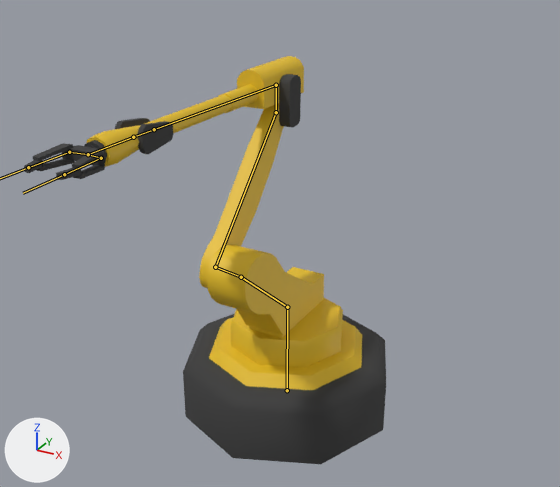
Two versions of the FBX model Assets/models/Manipulator.fbx, one commit apart.
The view is the same before and after, from a camera (50 mm lens) standing at (2.99, -5.58, 4.33) and looking at (0.35, -0.79, 1.93). The lights are fixed; the arrows at lower left show +X, +Y and +Z. The bones that bend it are drawn over the model as lines.
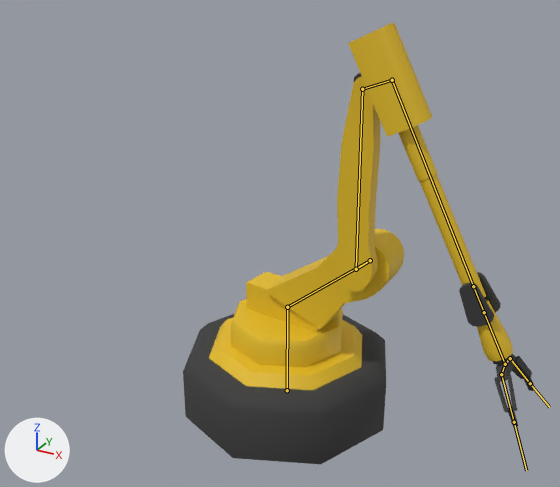
The newer file adds an action. The first version stands in its rest pose; the second is drawn at frame 130 of the action 'Armature|LeftRightAction'.

Boxes (x1, y1, x2, y2) around the edits, measured in the pictures (560 x 487 px):
'Cylinder', posed (8% taller): before (24, 56, 386, 464); after (183, 22, 534, 464)
bone 'Bone.001', root to tip: before (287, 307) to (241, 277); after (287, 307) to (370, 260)
bone 'Bone.002', root to tip: before (215, 267) to (276, 112); after (356, 269) to (362, 89)
bone 'Bone.003', root to tip: before (276, 112) to (276, 85); after (362, 89) to (392, 80)
bone 'Bone.004', root to tip: before (276, 85) to (154, 129); after (392, 80) to (473, 286)
bone 'Bone.008', root to tip: before (101, 158) to (64, 174); after (510, 358) to (530, 383)
bone 'Bone.011', root to tip: before (69, 152) to (28, 167); after (501, 374) to (514, 422)

What the commit changed:
Bone 'Bone.001' (bone_bone_001) turns from (0, 0, 0) to (39, 39, 90) degrees about its own x, y and z.
Bone 'Bone.002' (bone_bone_002) turns from (0, 0, 0) to (44, 0, 1) degrees about its own x, y and z.
Bone 'Bone.003' (bone_bone_003) turns from (0, 0, 0) to (25, 0, 1) degrees about its own x, y and z.
Bone 'Bone.004' (bone_bone_004) turns from (0, 0, 0) to (6, 0, 0) degrees about its own x, y and z.
Bone 'Bone.008' (bone_bone_008) turns from (0, 0, 0) to (3, 10, 21) degrees about its own x, y and z.
Bone 'Bone.011' (bone_bone_011) turns from (0, 0, 0) to (3, -13, -28) degrees about its own x, y and z.
